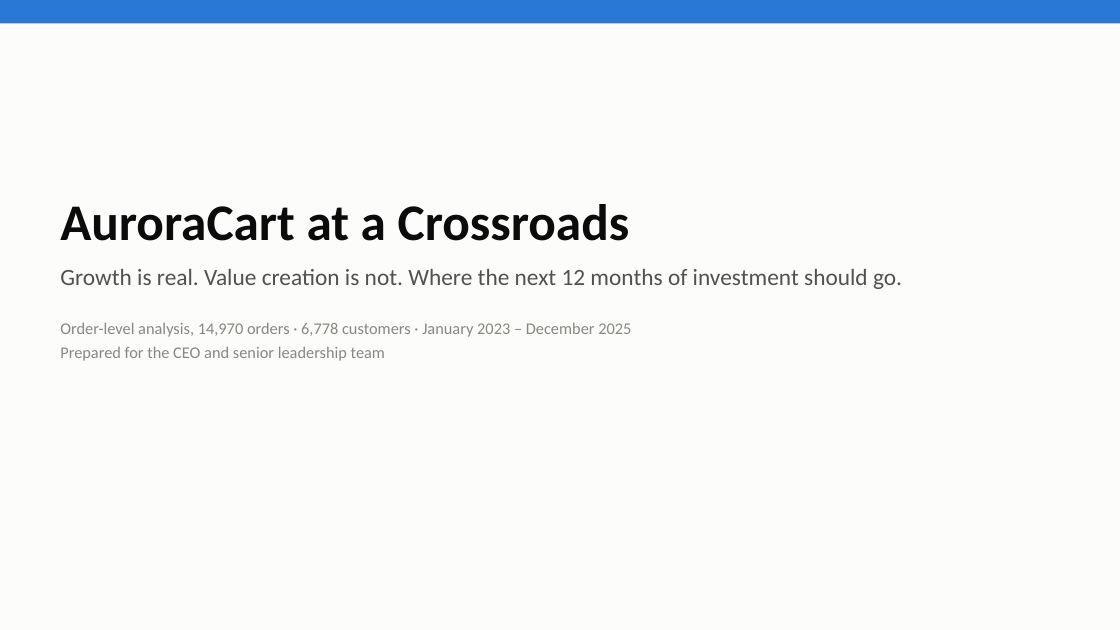
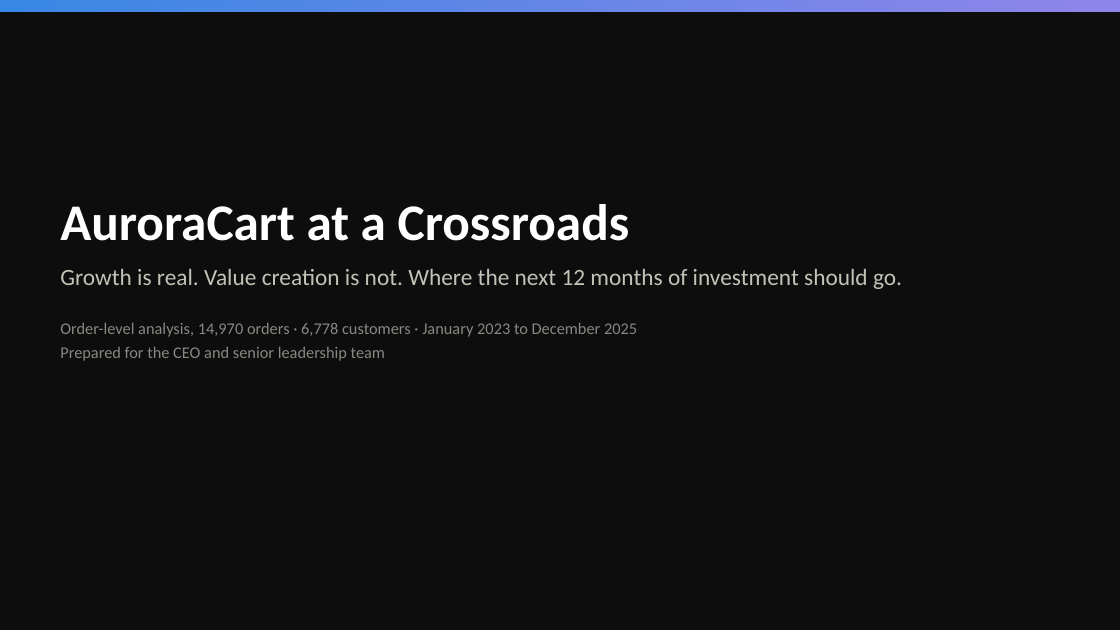
Before and after one commit to saint2706/AuroraCart-Case-Study, a slide deck: slide 1 of deliverables/AuroraCart_Executive_Story.pptx. Drawn at 1120x630 pixels with LibreOffice and Linux fonts; fonts in the diff are those of the drawing. Boxes give left, top, right and bottom in pixels: in the first picture for what was removed or moved away, otherwise in the second. Text is boxed around its words. In the diff, an @@ line names an element or a change of style, - is before the commit and + after.

```diff
--- a/deliverables/AuroraCart_Executive_Story.pptx
+++ b/deliverables/AuroraCart_Executive_Story.pptx
@@ background #FCFCFB to #0D0D0D @@
@@ rectangle: place and size @@
-rectangle at [0,0,1120,24]
+rectangle at [0,0,1120,12]
@@ rectangle at [0,0,1120,12]: fill #2A78D6 to gradient #3987E5 to #9085E9 @@
@@ text at [60,204,902,289]: text colour #0B0B0B to #FFFFFF in "AuroraCart at a Crossroads"; text colour #52514E to #C3C2B7 in "Growth is real. Value creation is not. ..." @@
@@ text at [60,322,637,337]: text changed @@
-Order-level analysis, 14,970 orders · 6,778 customers · January 2023 – December 2025
+Order-level analysis, 14,970 orders · 6,778 customers · January 2023 to December 2025
```
Also in this commit, not shown: 16 other slides changed, 25 other files.
